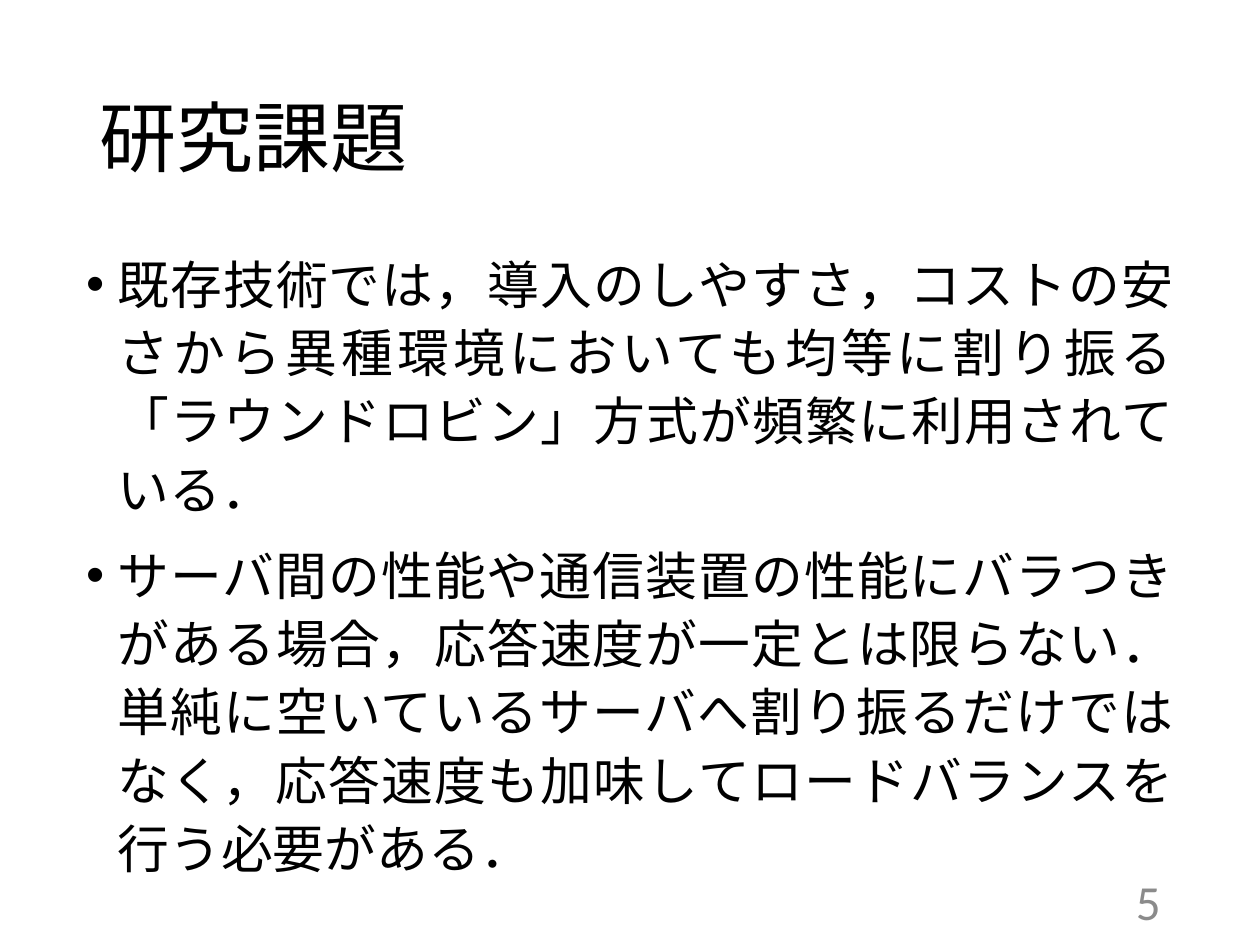
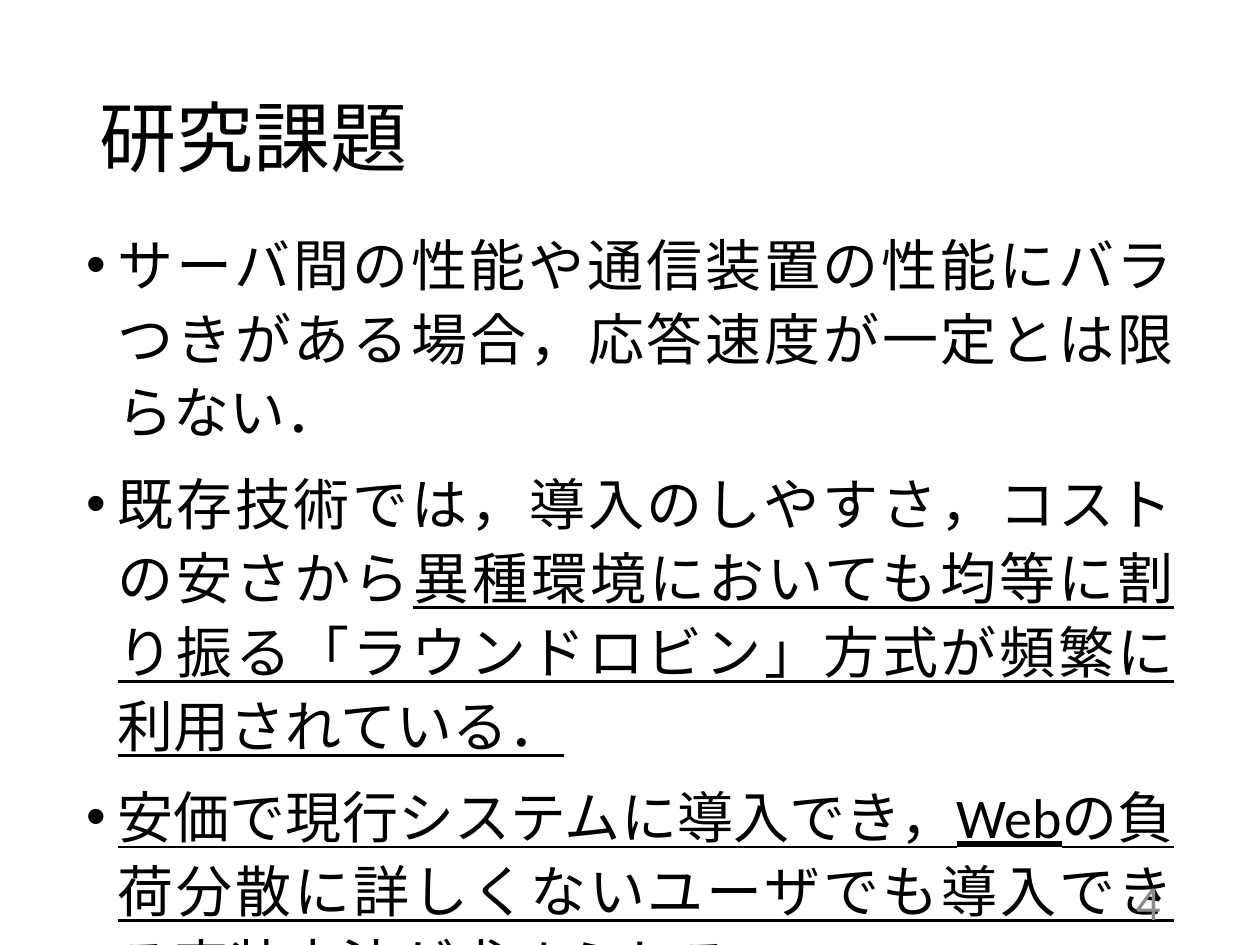
Before and after one commit to kait-takanolab/1821086_matsuo_thesis, a slide deck: slide 4 of 発表用/1821086_卒業研究発表会.pptx (slide 5 before the commit). Drawn at 1260x945 pixels with LibreOffice and Linux fonts; fonts in the diff are those of the drawing. Boxes give left, top, right and bottom in pixels: in the first picture for what was removed or moved away, otherwise in the second. Text is boxed around its words. In the diff, an @@ line names an element or a change of style, - is before the commit and + after.

```diff
--- a/発表用/1821086_卒業研究発表会.pptx
+++ b/発表用/1821086_卒業研究発表会.pptx
@@ text "サーバ間の性能や通信装置の性能にバラつきがある場合，応答速度が一定とは限らない．": place and size @@
-text "サーバ間の性能や通信装置の性能にバラつきがある場合，応答速度が一定とは限らない．" at box(118, 260, 1174, 806)
+text "サーバ間の性能や通信装置の性能にバラつきがある場合，応答速度が一定とは限らない．" at box(118, 239, 1174, 848)
@@ text at box(118, 239, 1174, 436): paragraph added @@
+• サーバ間の性能や通信装置の性能にバラつきがある場合，応答速度が一定とは限らない．
@@ text at box(118, 478, 1174, 757): size 29.6 to 32 pt, underline on in "既存技術では，導入のしやすさ，コストの安さから異種環境においても均等に割り振る「ラウンドロビン」方式が頻繁に利用されてい ..." @@
@@ text at box(118, 791, 1174, 848): text changed; size 29.6 to 32 pt @@
-• サーバ間の性能や通信装置の性能にバラつきがある場合，応答速度が一定とは限らない．単純に空いているサーバへ割り振るだけではなく，応答速度も加味してロードバランスを行う必要がある．
+• 安価で現行システムに導入でき，Webの負荷分散に詳しくないユーザでも導入できる実装方法が求められる．
@@ page number at box(1136, 880, 1161, 922): text changed @@
-5
+4
```
Also in this commit, not shown: 10 other slides changed, 2 slides removed, 3 other files.
